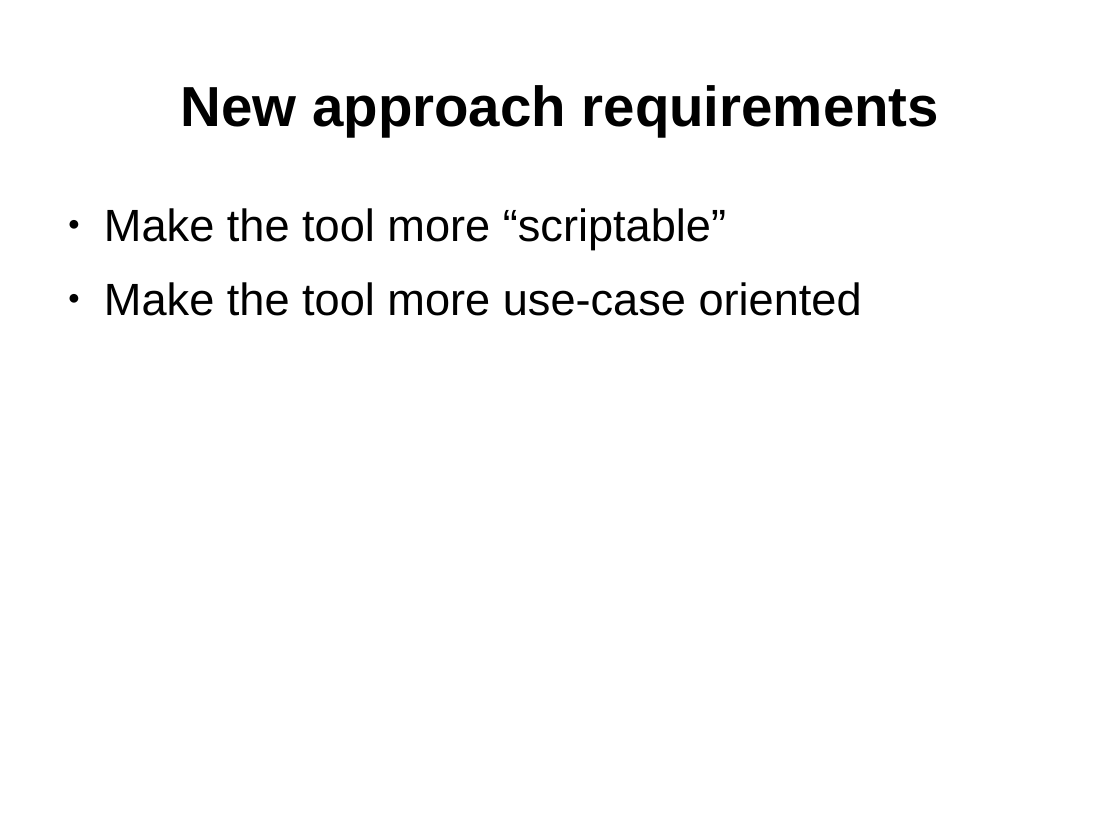
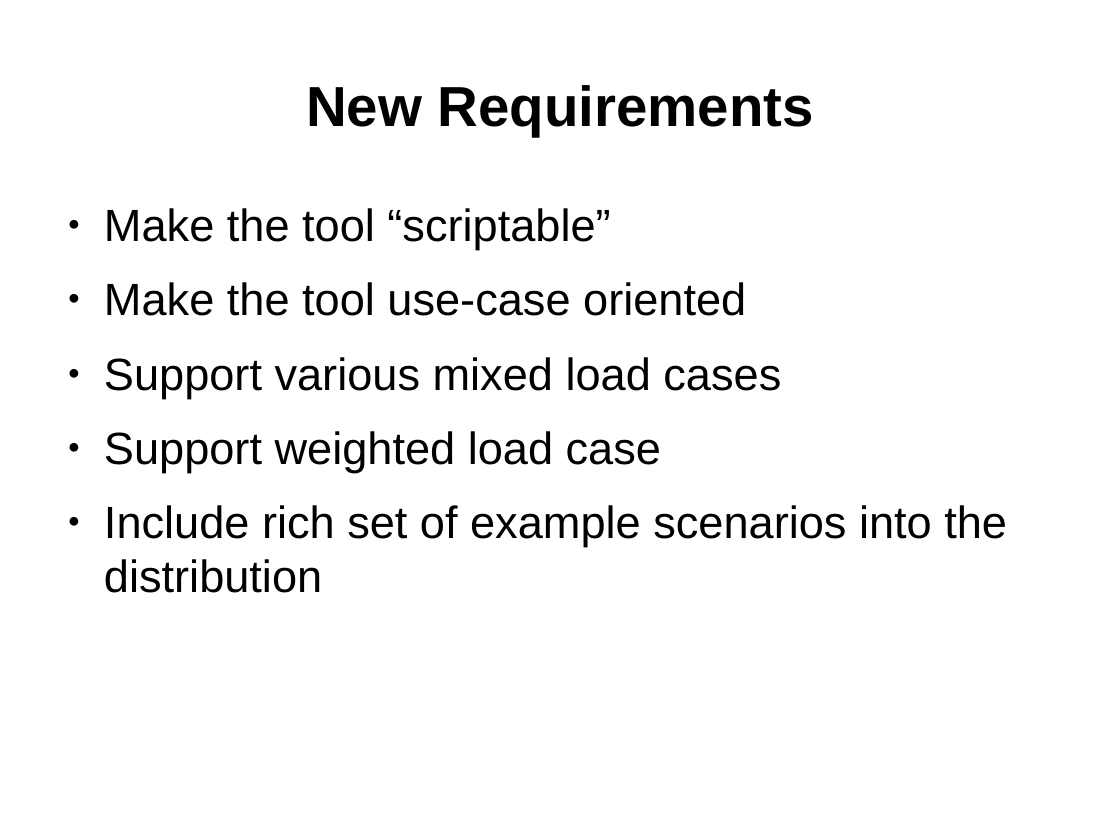
Before and after one commit to emc-mongoose/mongoose, a slide deck: slide 6 of doc/mongoosev2.odp. Drawn at 1120x840 pixels with LibreOffice and Linux fonts; fonts in the diff are those of the drawing. Boxes give left, top, right and bottom in pixels: in the first picture for what was removed or moved away, otherwise in the second. Text is boxed around its words. In the diff, an @@ line names an element or a change of style, - is before the commit and + after.

Commit message:
presentation draft done

```diff
--- a/doc/mongoosev2.odp
+++ b/doc/mongoosev2.odp
@@ title at (x1=306, y1=85, x2=814, y2=136): text changed @@
-New approach requirements
+New Requirements
@@ text at (x1=104, y1=208, x2=1007, y2=593): text changed @@
-● Make the tool more “scriptable”
-● Make the tool more use-case oriented
+● Make the tool “scriptable”
+● Make the tool use-case oriented
+● Support various mixed load cases
+● Support weighted load case
+● Include rich set of example scenarios into the distribution
```
Also in this commit, not shown: 2 other slides changed, 15 slides added, 1 slide removed.
